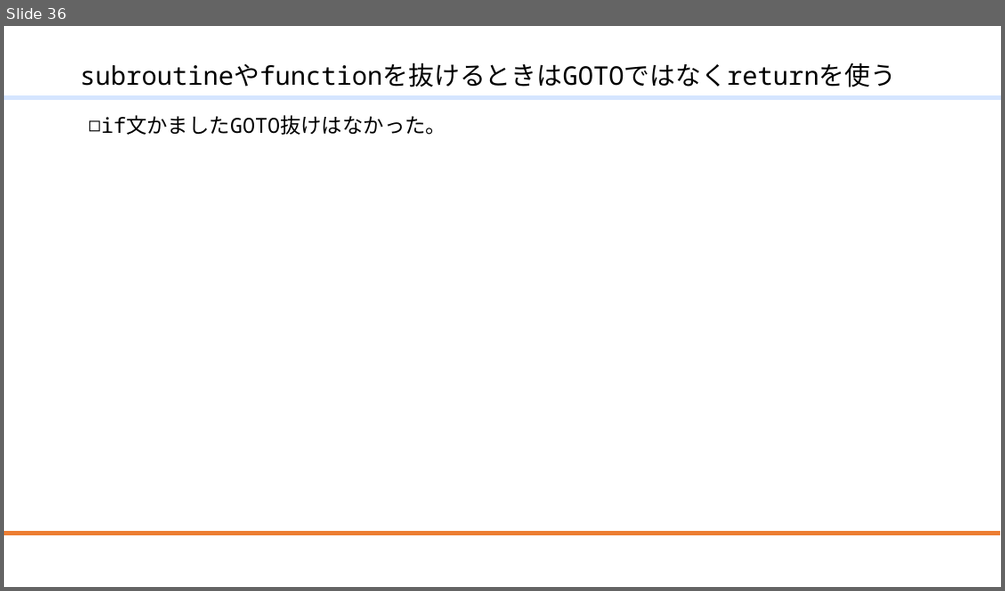
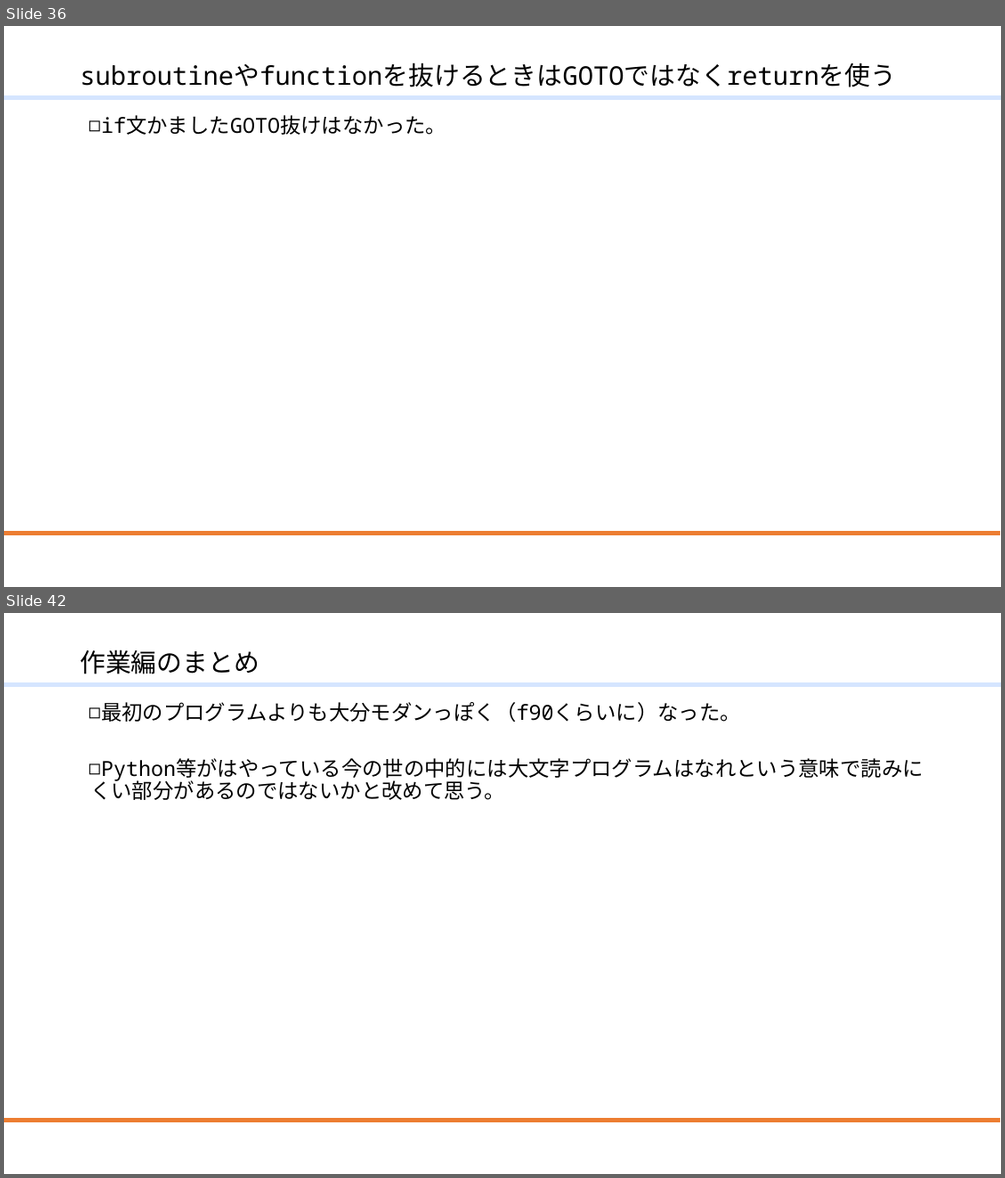
Before and after one commit to mmer547/ModernFortranLocalUserGroup, a slide deck: ModernFortran.f10/20210724_リファクタリング.pptx. Shown one above the other, each under a label of ours: slide 36 before the commit, slides 36 and 42 after it; the slides between them are not shown. The pictures are 1005x591 and 1005x1178 pixels, drawn with LibreOffice and Linux fonts; fonts in the diff are those of the drawing; background and template pictures are left out. Boxes give left, top, right and bottom in pixels: in the first picture for what was removed or moved away, otherwise in the second. Text is boxed around its words. In the diff, an @@ line names an element or a change of style, - is before the commit and + after.

```diff
--- a/ModernFortran.f10/20210724_リファクタリング.pptx
+++ b/ModernFortran.f10/20210724_リファクタリング.pptx
@@ slide 42 added at (4, 613, 1001, 1174), background #FFFFFF; not listed: 2 template elements that a slide beside it also shows @@
@@ title added at (80, 649, 259, 674), 24.8 pt, text #000000 @@
+作業編のまとめ
@@ text added at (90, 702, 741, 800), 20 pt, text #000000 @@
+◻ 最初のプログラムよりも大分モダンっぽく（f90くらいに）なった。
+◻ Python等がはやっている今の世の中的には大文字プログラムはなれという意味で読みにくい部分があるのではないかと改めて思う。
```
Also in this commit, not shown: 6 slides changed, 3 other slides added, 1 slide removed, 1 other file.
